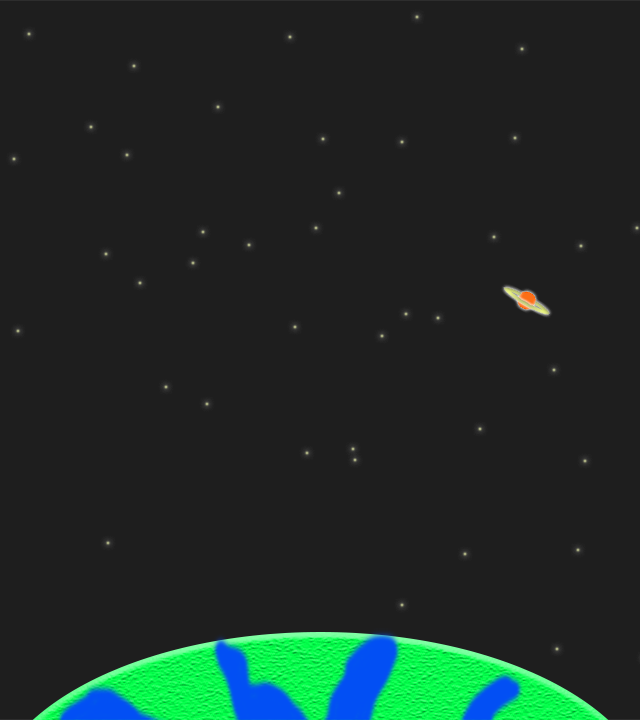
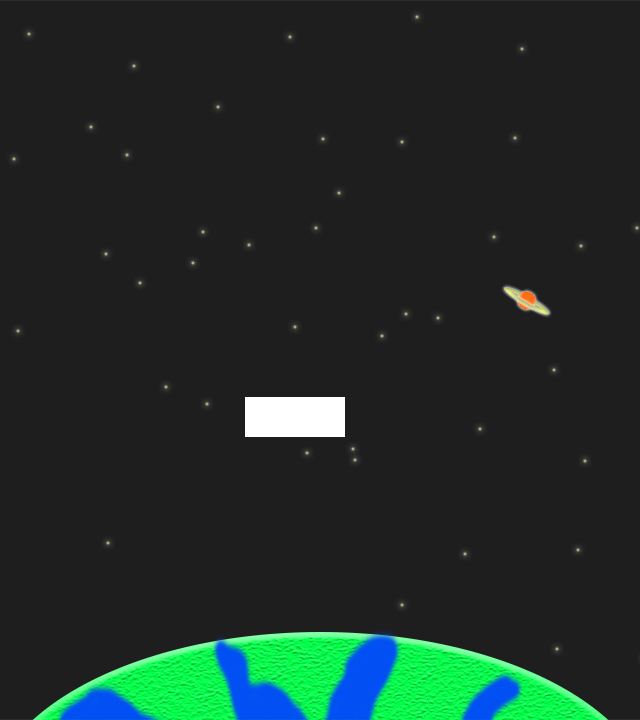
Layered file, before and after one edit (w=640, h=720). Changes by layer:
added layer "Lager 4" above "Ellips 3" over [245, 397, 345, 437]
